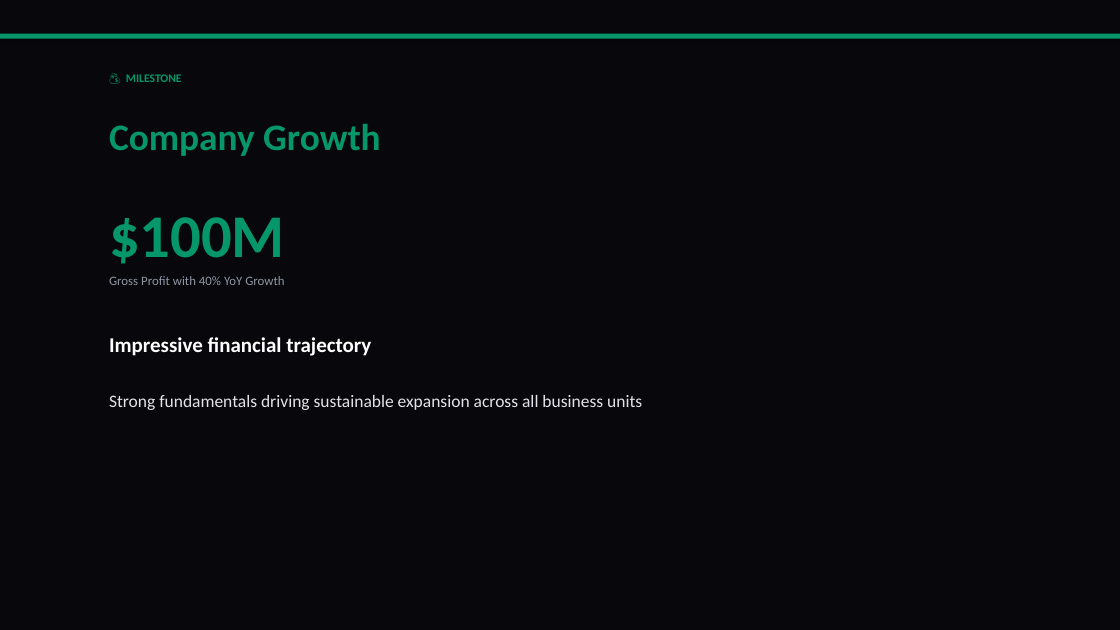
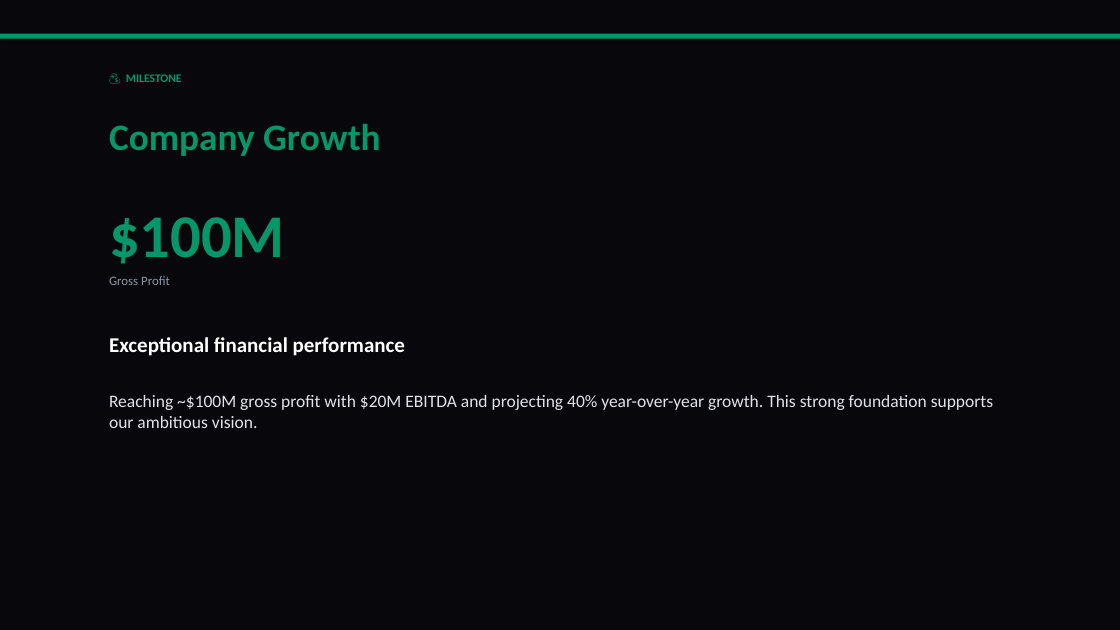
Before and after one commit to liliyagarifullina-maker/appodeal-pulse, a slide deck: slide 16 of data/archive/pulse_2026-03-15.pptx (slide 10 before the commit). Drawn at 1120x630 pixels with LibreOffice and Linux fonts; fonts in the diff are those of the drawing. Boxes give left, top, right and bottom in pixels: in the first picture for what was removed or moved away, otherwise in the second. Text is boxed around its words. In the diff, an @@ line names an element or a change of style, - is before the commit and + after.

```diff
--- a/data/archive/pulse_2026-03-15.pptx
+++ b/data/archive/pulse_2026-03-15.pptx
@@ text at (109, 276, 170, 285): text changed @@
-Gross Profit with 40% YoY Growth
+Gross Profit
@@ text at (109, 337, 405, 356): text changed @@
-Impressive financial trajectory
+Exceptional financial performance
@@ text at (109, 395, 993, 428): text changed @@
-Strong fundamentals driving sustainable expansion across all business units
+Reaching ~$100M gross profit with $20M EBITDA and projecting 40% year-over-year growth. This strong foundation supports our ambitious vision.
```
Also in this commit, not shown: 9 other slides changed, 14 slides added, 5 slides removed, 2 other files.
